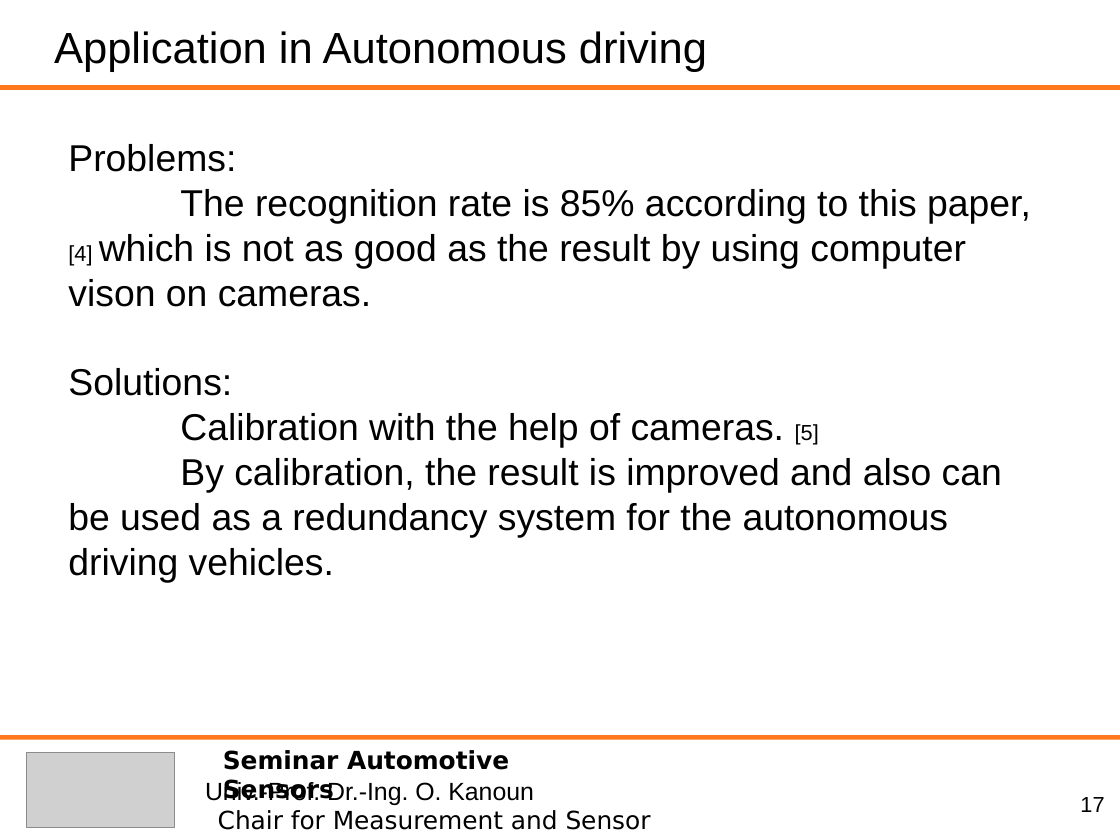
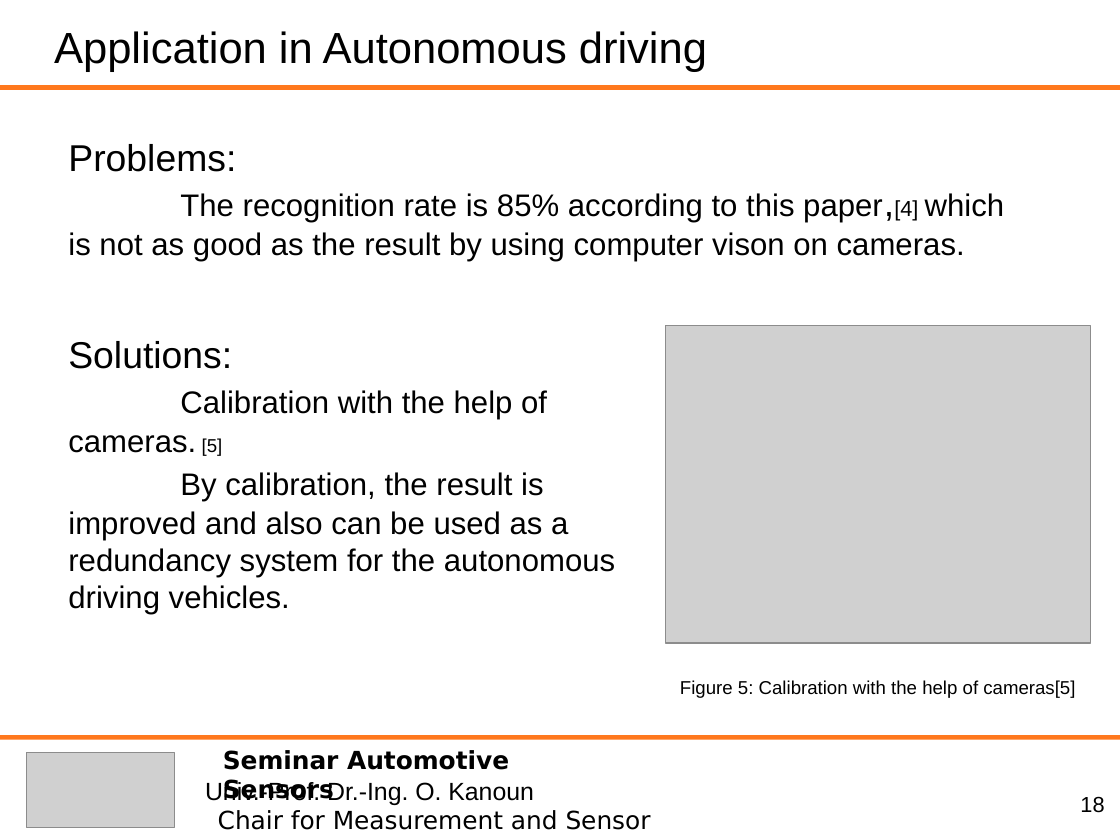
Before and after one commit to heihuhuRay/StudyNote, a slide deck: slide 18 of ASS/AutonoumousDriving_JunchengHu_C2.ppt (slide 17 before the commit). Drawn at 1120x840 pixels with LibreOffice and Linux fonts; fonts in the diff are those of the drawing; grey boxes stand for pictures. Boxes give left, top, right and bottom in pixels: in the first picture for what was removed or moved away, otherwise in the second. Text is boxed around its words. In the diff, an @@ line names an element or a change of style, - is before the commit and + after.

```diff
--- a/ASS/AutonoumousDriving_JunchengHu_C2.ppt
+++ b/ASS/AutonoumousDriving_JunchengHu_C2.ppt
@@ text at <box>68,144,1031,307</box>: paragraphs removed @@
-Problems:
-The recognition rate is 85% according to this paper,[4] which is not as good as the result by using computer vison on cameras.
@@ text added at <box>68,144,1005,261</box>, 20 pt, text #000000 @@
+Problems:
+The recognition rate is 85% according to this paper,[4] which is not as good as the result by using computer vison on cameras.
@@ text "Solutions:": place and size @@
-text "Solutions:" at <box>68,144,1031,582</box>
+text "Solutions:" at <box>68,341,615,615</box>
@@ picture added at <box>665,326,1090,643</box> @@
@@ text at <box>68,390,615,615</box>: size 24 to 20 pt; size 14 to 12 pt in "[5]" @@
@@ text added at <box>680,680,1075,698</box>, 12 pt, text #000000 @@
+Figure 5: Calibration with the help of cameras[5]
@@ page number at <box>1080,796,1104,813</box>: text changed @@
-17
+18
```
Also in this commit, not shown: 14 other slides changed, 3 slides added, 3 other files.
